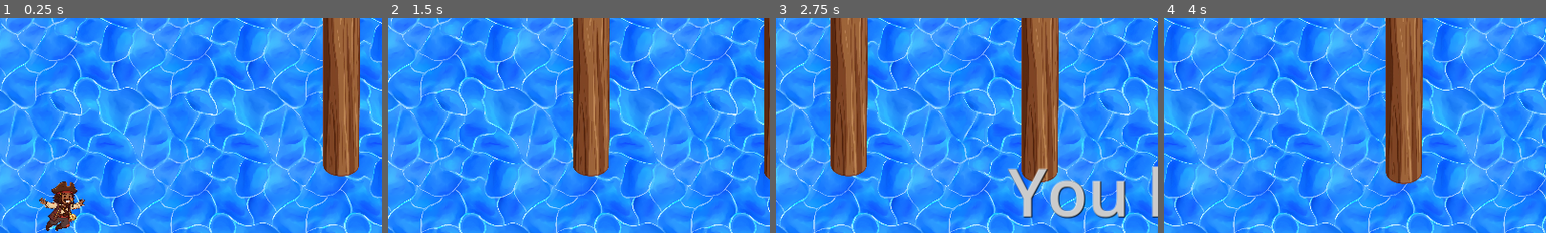
Above: before the commit, frames 1-4 (left to right).
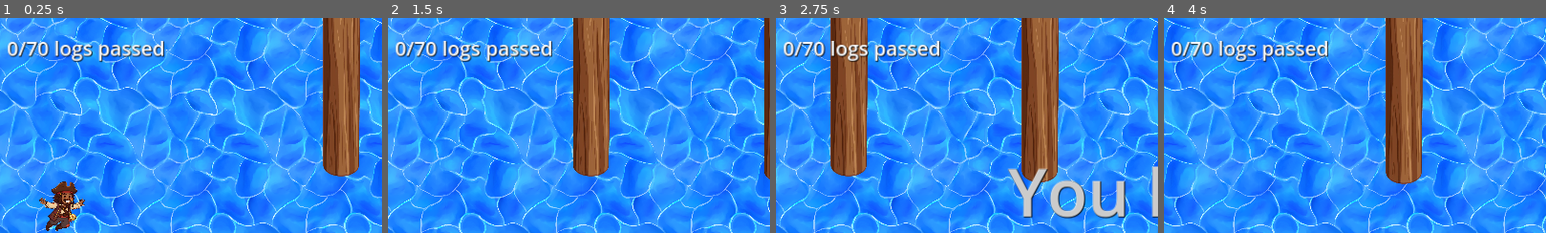
Above: after the commit, the same moments.

Repository: amodhakal/pcrpg
Game: Godot game, scene res://scenes/FirstGame.tscn
Two runs of this game, one before a commit and one after it. Both use one fixed random seed, a clock stepped at 60 frames per second and the inputs below.
Inputs (mouse positions are % of the whole screen's width and height, from its top left):
- Up to frame 1 (0.25 s): no input
- Up to frame 2 (1.5 s): move the mouse to (72, 45) at 0.52 s; click (72, 45) at 0.6 s; move the mouse to (30, 55) at 1.27 s; click (30, 55) at 1.35 s
- Up to frame 3 (2.75 s): move the mouse to (60, 28) at 2.02 s; click (60, 28) at 2.1 s
- Up to frame 4 (4 s): click "Restart Game" at 2.75 s; move the mouse to (45, 70) at 3.52 s; click (45, 70) at 3.6 s
The pictures show only the part of the screen within x 2-52%, y 0-50%; the shares and areas given below are measured in that part.

The runs differ from the first frame. In frame 1, 2.0% of the frame differs, in the area x 2-43%, y 10-21%; in frame 2, 2.0%; in frame 3, 1.9%; in frame 4, 2.0%.

Commit message:
Basically completed first game
Audio required

Diff:
--- /dev/null
+++ b/components/Beach.tscn
@@ -0,0 +1,24 @@
+[gd_scene load_steps=4 format=3 uid="uid://60swg1rer4xk"]
+
+[ext_resource type="Texture2D" uid="uid://cyotk8fqu28g1" path="res://images/Island.png" id="1_gboqb"]
+[ext_resource type="Script" path="res://scripts/Beach.gd" id="2_3o3ld"]
+
+[sub_resource type="WorldBoundaryShape2D" id="WorldBoundaryShape2D_bry8f"]
+normal = Vector2(-1, 0)
+distance = -30.0
+
+[node name="Area2D" type="Area2D"]
+position = Vector2(0, -78)
+scale = Vector2(2.24, 2.12)
+
+[node name="Island" type="Sprite2D" parent="."]
+position = Vector2(-80.8034, -48.1132)
+scale = Vector2(0.616667, 0.616667)
+texture = ExtResource("1_gboqb")
+
+[node name="CollisionShape2D" type="CollisionShape2D" parent="."]
+position = Vector2(-405.356, -42.9245)
+shape = SubResource("WorldBoundaryShape2D_bry8f")
+script = ExtResource("2_3o3ld")
+
+[connection signal="body_entered" from="." to="CollisionShape2D" method="_on_area_2d_body_entered"]
--- a/scenes/FirstGame.tscn
+++ b/scenes/FirstGame.tscn
@@ -54,6 +54,16 @@
 offset_bottom = 64.0
 theme_override_font_sizes/font_size = 30
 text = "Restart Game"
+
+[node name="Label" type="Label" parent="Camera2D"]
+z_index = 10
+offset_left = -541.0
+offset_top = -300.0
+offset_right = -309.0
+offset_bottom = -245.0
+theme_override_colors/font_shadow_color = Color(0, 0, 0, 1)
+theme_override_font_sizes/font_size = 30
+text = "0/70 logs passed"
 
 [node name="Character" parent="." instance=ExtResource("2_7u7ew")]
 position = Vector2(112, 186)
--- /dev/null
+++ b/scenes/ToFirst.tscn
@@ -0,0 +1,42 @@
+[gd_scene load_steps=3 format=3 uid="uid://cqw8huelik7u7"]
+
+[ext_resource type="Texture2D" uid="uid://bx1q7kugcbm2v" path="res://images/WaterTile.png" id="1_s4yfj"]
+[ext_resource type="Script" path="res://scripts/ToFirst.gd" id="2_hld8c"]
+
+[node name="ToFirst" type="Node2D"]
+script = ExtResource("2_hld8c")
+
+[node name="WaterTile" type="Sprite2D" parent="."]
+position = Vector2(572.802, 318.948)
+scale = Vector2(0.576365, 0.328176)
+texture = ExtResource("1_s4yfj")
+
+[node name="Title" type="Label" parent="."]
+offset_top = 157.0
+offset_right = 1150.0
+offset_bottom = 294.0
+theme_override_colors/font_color = Color(1, 0, 0, 1)
+theme_override_colors/font_shadow_color = Color(0, 0, 0, 1)
+theme_override_font_sizes/font_size = 100
+text = "Shipwreck!"
+horizontal_alignment = 1
+
+[node name="Context" type="Label" parent="."]
+offset_left = 27.0
+offset_top = 301.0
+offset_right = 1125.0
+offset_bottom = 438.0
+theme_override_colors/font_shadow_color = Color(0, 0, 0, 1)
+theme_override_font_sizes/font_size = 25
+text = "Alex Jones has wrecked your ship with the cannon. Swim to the treasure island you were planning to go to. Click either the up arrow, the left button or tap, to swim closer to the surface. There will be various obstacles in the way. Survive and good luck!"
+autowrap_mode = 2
+
+[node name="Button" type="Button" parent="."]
+offset_left = 395.0
+offset_top = 443.0
+offset_right = 788.0
+offset_bottom = 552.0
+theme_override_font_sizes/font_size = 40
+text = "Start swimming"
+
+[connection signal="pressed" from="Button" to="." method="_on_button_pressed"]
--- /dev/null
+++ b/scenes/ToSecond.tscn
@@ -0,0 +1,38 @@
+[gd_scene load_steps=2 format=3 uid="uid://d38e4l1plf48c"]
+
+[ext_resource type="Texture2D" uid="uid://bx1q7kugcbm2v" path="res://images/WaterTile.png" id="1_sljym"]
+
+[node name="ToFirst" type="Node2D"]
+
+[node name="WaterTile" type="Sprite2D" parent="."]
+position = Vector2(572.802, 318.948)
+scale = Vector2(0.576365, 0.328176)
+texture = ExtResource("1_sljym")
+
+[node name="Title" type="Label" parent="."]
+offset_top = 157.0
+offset_right = 1150.0
+offset_bottom = 294.0
+theme_override_colors/font_shadow_color = Color(0, 0, 0, 1)
+theme_override_font_sizes/font_size = 100
+text = "Congrats!"
+horizontal_alignment = 1
+
+[node name="Context" type="Label" parent="."]
+offset_left = 27.0
+offset_top = 301.0
+offset_right = 1125.0
+offset_bottom = 438.0
+theme_override_colors/font_shadow_color = Color(0, 0, 0, 1)
+theme_override_font_sizes/font_size = 25
+text = "You successfully managed to swim to the treasure island."
+autowrap_mode = 2
+
+[node name="Button" type="Button" parent="."]
+offset_left = 395.0
+offset_top = 443.0
+offset_right = 788.0
+offset_bottom = 552.0
+theme_override_font_sizes/font_size = 40
+text = "
+"
--- /dev/null
+++ b/scripts/Beach.gd
@@ -0,0 +1,9 @@
+extends CollisionShape2D
+
+var TO_SECOND = "res://scenes/ToSecond.tscn"
+
+func _on_area_2d_body_entered(body: Node2D) -> void:
+	if body.name != "Character":
+		return
+
+	get_tree().change_scene_to_file(TO_SECOND)
--- a/scripts/Camera.gd
+++ b/scripts/Camera.gd
@@ -2,6 +2,7 @@
 
 const VIEWPORT_WIDTH = 1152
 const VIEWPORT_HEIGHT = 590
+
 @export var TARGET_PATH: NodePath = "../Character"
 @export var yPosition: float = VIEWPORT_HEIGHT / 2
 @export var PREDICT: float = 0.5
--- a/scripts/Character.gd
+++ b/scripts/Character.gd
@@ -1,8 +1,37 @@
 extends CharacterBody2D
 
 const JUMP = -350
+const VIEWPORT_WIDTH = 1152
+const LOG_DISTANCE_X = VIEWPORT_WIDTH / 4
+const INITIAL_LOG_X = LOG_DISTANCE_X * 2 + 50
+
+@onready var logsLabel = $"../Camera2D/Label"
+
+var logsPassed = 0
+var previousX = 0
 var GRAVITY = ProjectSettings.get_setting("physics/2d/default_gravity")
 var isGameOver = false
+
+func _process(delta):
+	var currentX = self.position.x
+
+	if logsPassed == 0:
+		if currentX > INITIAL_LOG_X:
+			if logsPassed < 70:
+				logsPassed += 1
+
+			logsLabel.text = str(logsPassed) + "/70 logs passed"
+			previousX = currentX
+
+	else:
+		if currentX > previousX + LOG_DISTANCE_X:
+			if logsPassed < 70:
+				logsPassed += 1
+
+			logsLabel.text = str(logsPassed) + "/70 logs passed"
+			previousX = currentX
+
+
 
 func _physics_process(delta):
 	if (isGameOver):
--- a/scripts/FirstLocation.gd
+++ b/scripts/FirstLocation.gd
@@ -2,19 +2,27 @@
 
 signal gameOver
 
+const VIEWPORT_WIDTH = 1152
+const VIEWPORT_HEIGHT = 590
+const LOG_DISTANCE_X = VIEWPORT_WIDTH / 4
+const LOG_COUNT = 70
+
 @onready var OBSTACLE = preload("res://components/Obstacle.tscn")
+@onready var BEACH = preload("res://components/Beach.tscn")
+
 @onready var CHARACTER = $Character
 @onready var COLLISIONS = $Collisions
 @onready var LOST_TEXT = $Camera2D/Lost
 @onready var RESTART_BTN = $Camera2D/Restart
 
-const VIEWPORT_WIDTH = 1152
-const VIEWPORT_HEIGHT = 590
-
 func _ready() -> void:
 	var obstacles = generate_obstacles()
 	for obstacle in obstacles:
 		self.add_child(obstacle)
+
+	var beach:Area2D = BEACH.instantiate()
+	beach.position = Vector2(LOG_DISTANCE_X * (LOG_COUNT + 5), VIEWPORT_HEIGHT / 2)
+	self.add_child(beach)
 
 	self.gameOver.connect(CHARACTER.emitGameOver.bind())
 
@@ -30,10 +38,9 @@
 		RESTART_BTN.visible = true
 
 func generate_obstacles() -> Array[Area2D]:
-	const LOG_DISTANCE_X = VIEWPORT_WIDTH / 4
 	var obstacles: Array[Area2D]  = []
 
-	for leftXPosition in range(2 * LOG_DISTANCE_X, LOG_DISTANCE_X * 70, LOG_DISTANCE_X):
+	for leftXPosition in range(2 * LOG_DISTANCE_X, LOG_DISTANCE_X * LOG_COUNT, LOG_DISTANCE_X):
 		var topScale = randf() * 2 + 1
 		var bottomScale = 4.5 - topScale
 
--- /dev/null
+++ b/scripts/ToFirst.gd
@@ -0,0 +1,6 @@
+extends Node2D
+
+var FIRST_GAME = "res://scenes/FirstGame.tscn"
+
+func _on_button_pressed() -> void:
+	get_tree().change_scene_to_file(FIRST_GAME)
Binary file added: images/Island.png
Not shown, added: images/Island.png.import
